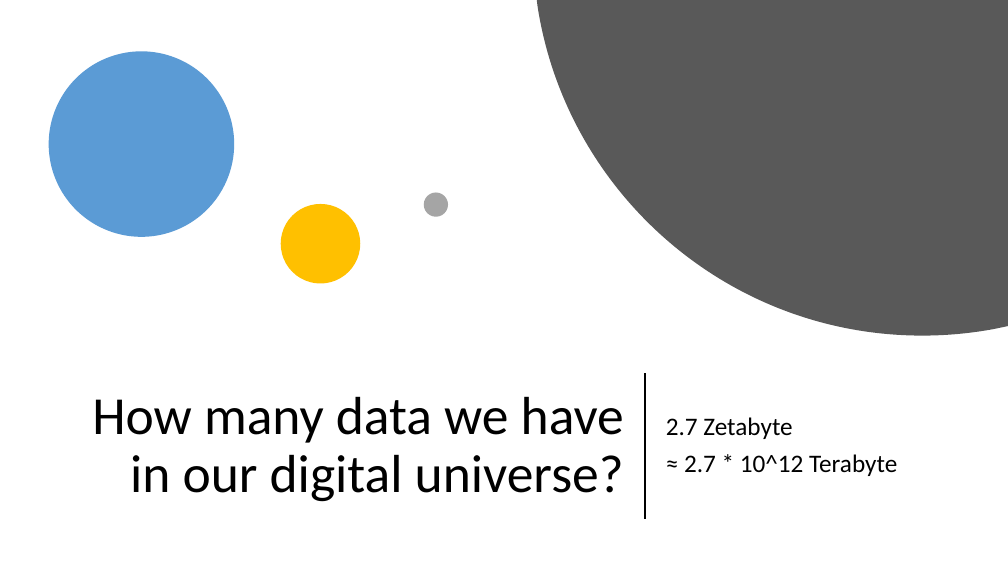
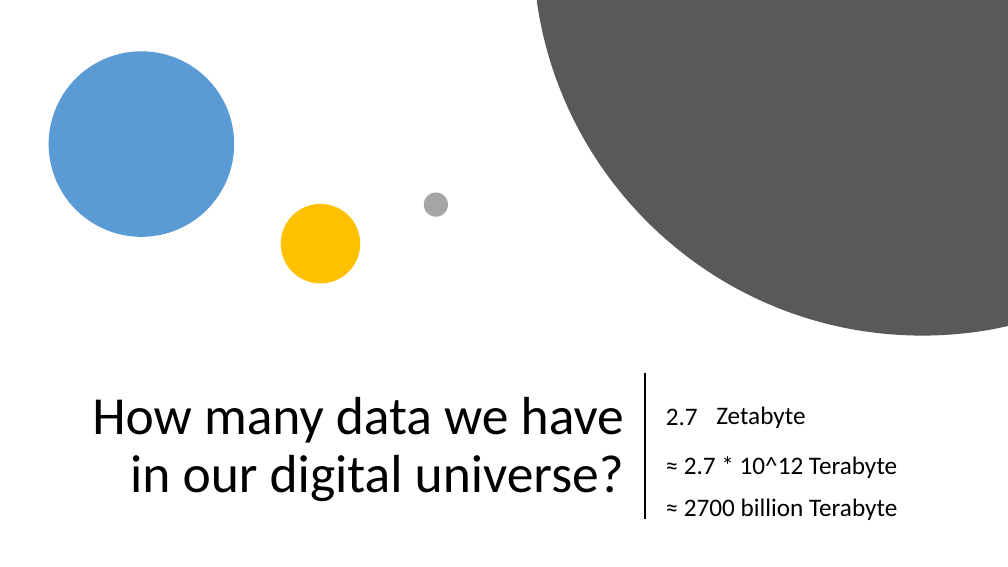
Before and after one commit to lekhasy/ML-presentation, a slide deck: slide 3 of presentation.pptx (slide 4 before the commit). Drawn at 1008x567 pixels with LibreOffice and Linux fonts; fonts in the diff are those of the drawing. Boxes give left, top, right and bottom in pixels: in the first picture for what was removed or moved away, otherwise in the second. Text is boxed around its words. In the diff, an @@ line names an element or a change of style, - is before the commit and + after.

```diff
--- a/presentation.pptx
+++ b/presentation.pptx
@@ subtitle at bbox=[666, 408, 698, 425]: text changed @@
-2.7 Zetabyte
-≈ 2.7 * 10^12 Terabyte
+2.7
@@ text added at bbox=[716, 406, 805, 428], 24 pt, text #000000 @@
+Zetabyte
@@ text added at bbox=[684, 456, 897, 478], 24 pt, text #000000 @@
+≈ 2.7 * 10^12 Terabyte
@@ text added at bbox=[684, 498, 897, 520], 24 pt, text #000000 @@
+≈ 2700 billion Terabyte
```
Also in this commit, not shown: 3 other slides changed, 8 slides added, 2 slides removed.
